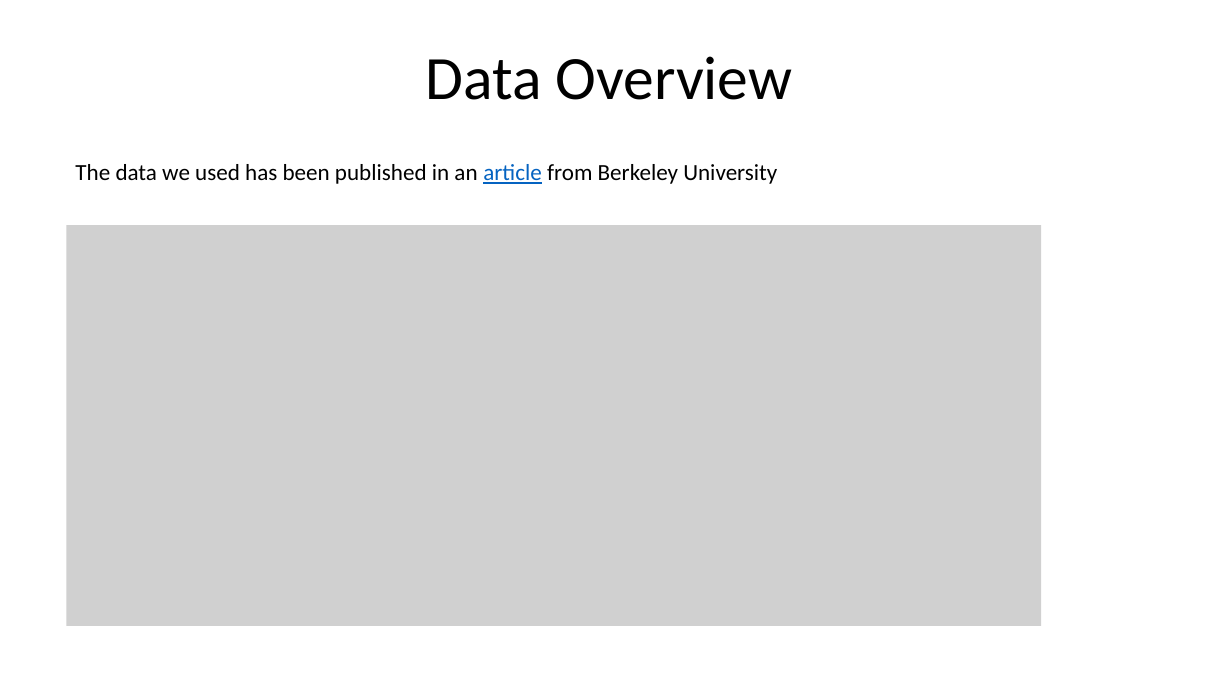
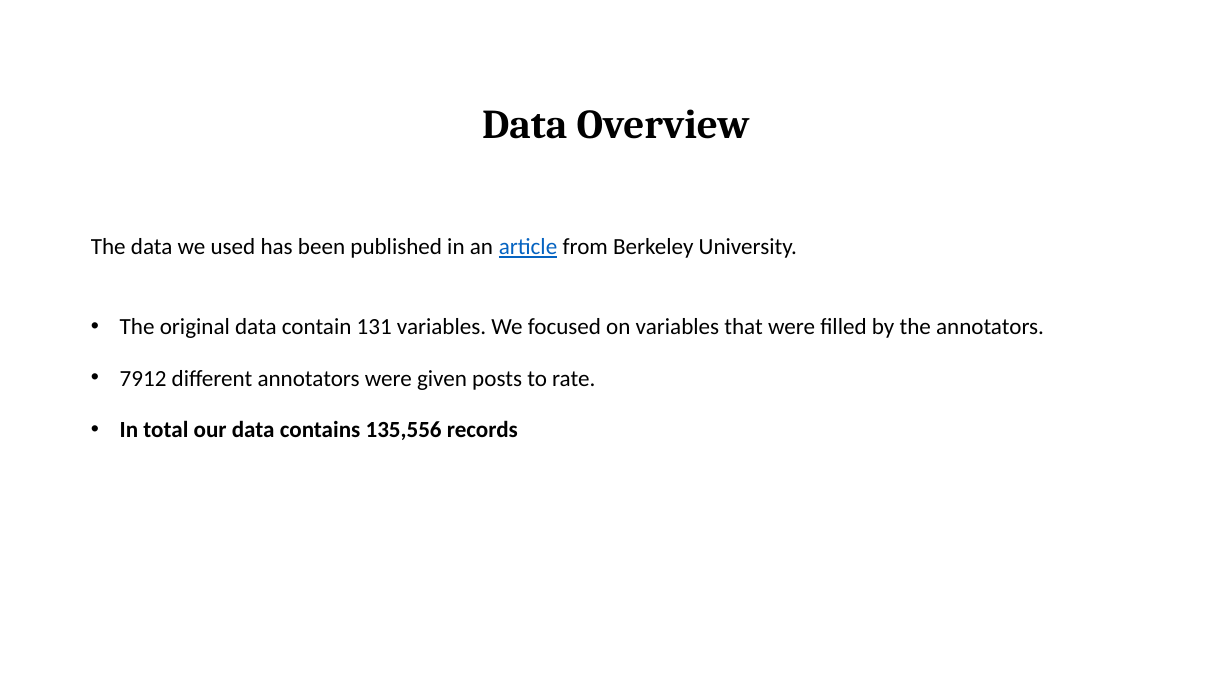
Before and after one commit to yu-se/algorithm-bias-R, a slide deck: slide 3 of presentation/presentation.pptx. Drawn at 1232x693 pixels with LibreOffice and Linux fonts; fonts in the diff are those of the drawing; grey boxes stand for pictures. Boxes give left, top, right and bottom in pixels: in the first picture for what was removed or moved away, otherwise in the second. Text is boxed around its words. In the diff, an @@ line names an element or a change of style, - is before the commit and + after.

```diff
--- a/presentation/presentation.pptx
+++ b/presentation/presentation.pptx
@@ text "Data Overview": place and size @@
-text "Data Overview" at box(425, 56, 793, 100)
+text "Data Overview" at box(482, 109, 750, 139)
@@ text "Data Overview" at box(482, 109, 750, 139): size 48 to 32 pt, font Calibri to Cambria, bold on; alignment left to centre; line spacing 1 to 1.5 @@
@@ text removed at box(75, 164, 777, 184) @@
-The data we used has been published in an article from Berkeley University
@@ picture removed at box(67, 226, 1042, 627) @@
@@ text added at box(91, 238, 1044, 440), 18 pt, text #000000 @@
+The data we used has been published in an article from Berkeley University.
+• The original data contain 131 variables. We focused on variables that were filled by the annotators.
+• 7912 different annotators were given posts to rate.
+• In total our data contains 135,556 records
```
Also in this commit, not shown: 2 other slides changed, 6 slides added, 1 slide removed, 4 other files.
